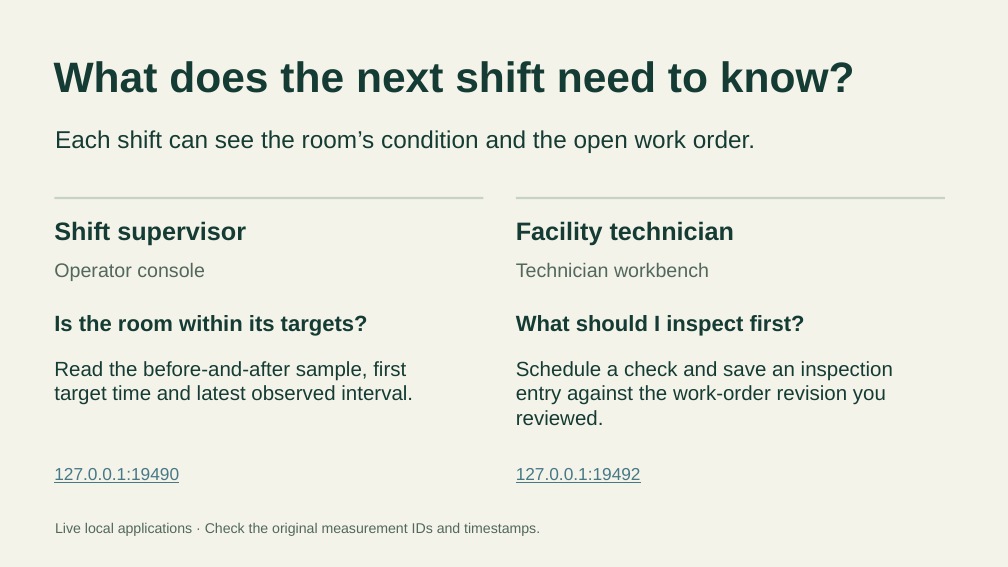
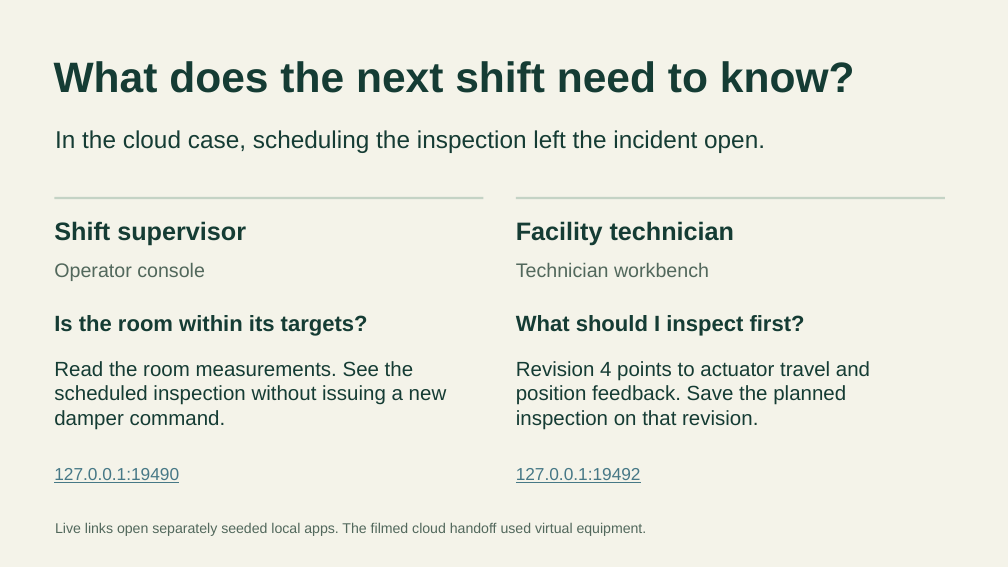
Before and after one commit to openSoom/openSoom, a slide deck: slide 6 of deliverables/presentation/openSoom-evaluation.pptx. Drawn at 1008x567 pixels with LibreOffice and Linux fonts; fonts in the diff are those of the drawing. Boxes give left, top, right and bottom in pixels: in the first picture for what was removed or moved away, otherwise in the second. Text is boxed around its words. In the diff, an @@ line names an element or a change of style, - is before the commit and + after.

```diff
--- a/deliverables/presentation/openSoom-evaluation.pptx
+++ b/deliverables/presentation/openSoom-evaluation.pptx
@@ text at (55, 130, 765, 153): text changed @@
-Each shift can see the room’s condition and the open work order.
+In the cloud case, scheduling the inspection left the incident open.
@@ text at (54, 361, 447, 430): text changed @@
-Read the before-and-after sample, first target time and latest observed interval.
+Read the room measurements. See the scheduled inspection without issuing a new damper command.
@@ text at (516, 361, 870, 430): text changed @@
-Schedule a check and save an inspection entry against the work-order revision you reviewed.
+Revision 4 points to actuator travel and position feedback. Save the planned inspection on that revision.
@@ text at (55, 522, 647, 536): text changed @@
-Live local applications · Check the original measurement IDs and timestamps.
+Live links open separately seeded local apps. The filmed cloud handoff used virtual equipment.
```
Also in this commit, not shown: 4 other slides changed, 1 slide added, 1 slide removed, 37 other files.
